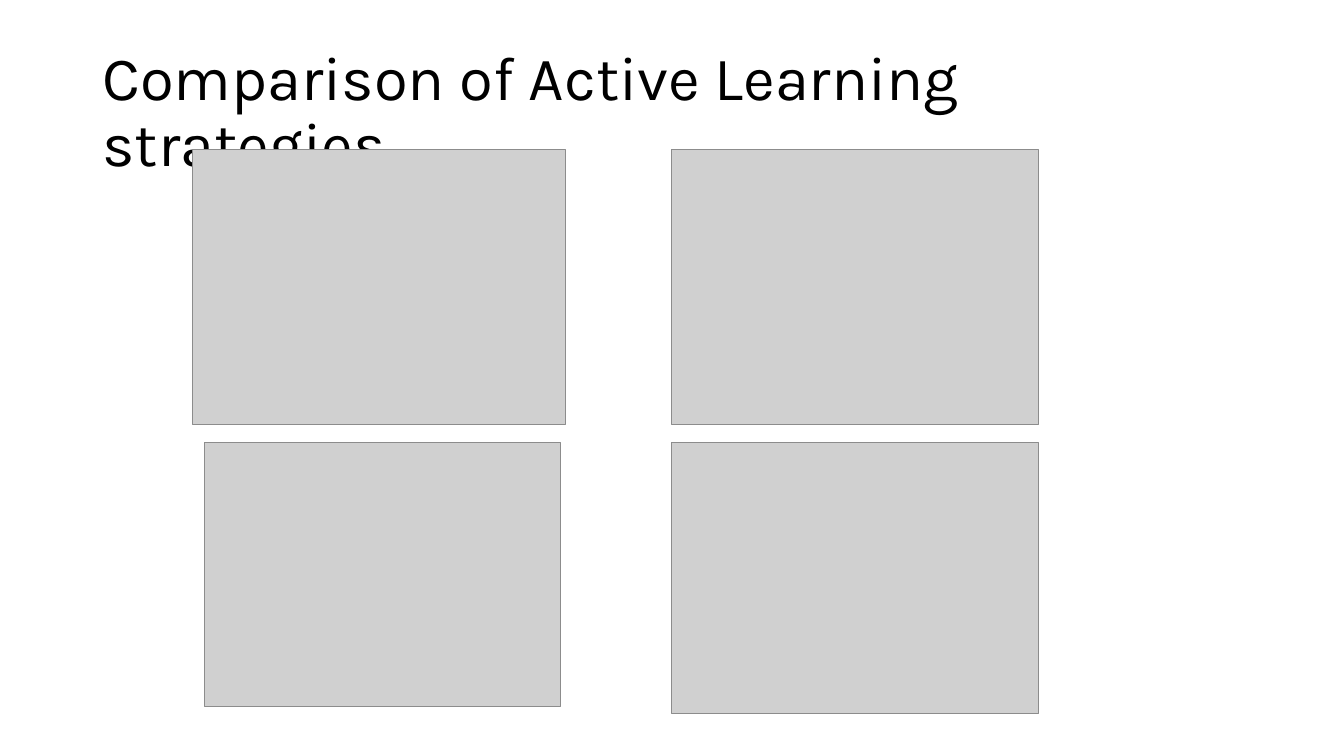
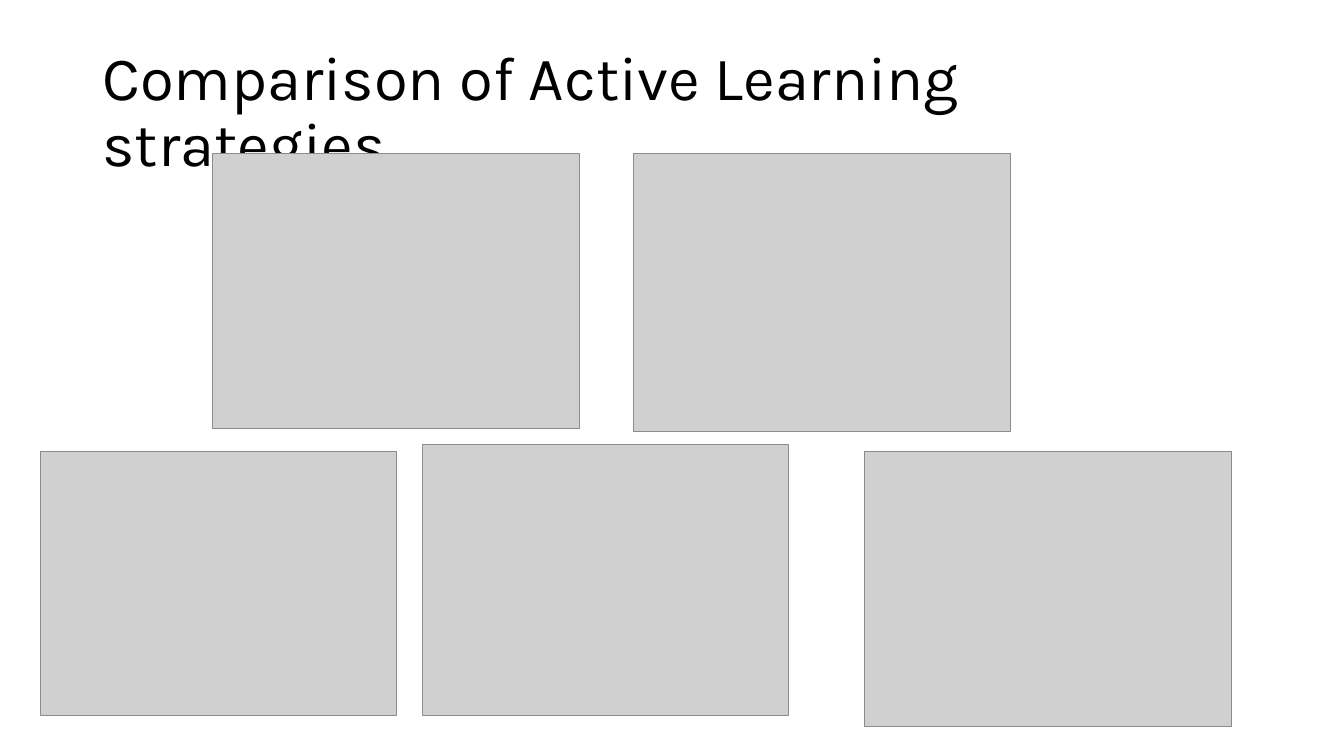
Before and after one commit to HumAIne-JSI/smart-energy-ea, a slide deck: slide 5 of reports/Active Learning for Grid Security.pptx. Drawn at 1344x756 pixels with LibreOffice and Linux fonts; fonts in the diff are those of the drawing; grey boxes stand for pictures. Boxes give left, top, right and bottom in pixels: in the first picture for what was removed or moved away, otherwise in the second. Text is boxed around its words. In the diff, an @@ line names an element or a change of style, - is before the commit and + after.

Commit message:
adding pptx

```diff
--- a/reports/Active Learning for Grid Security.pptx
+++ b/reports/Active Learning for Grid Security.pptx
@@ picture: place and size @@
-picture at [193, 150, 566, 425]
+picture at [213, 153, 580, 429]
@@ picture added at [634, 153, 1011, 431] @@
@@ picture: place and size @@
-picture at [673, 443, 1040, 714]
+picture at [422, 445, 789, 716]
@@ picture: place and size @@
-picture at [205, 443, 561, 707]
+picture at [40, 452, 396, 716]
@@ picture: place and size @@
-picture at [673, 150, 1040, 425]
+picture at [865, 452, 1232, 727]
```
